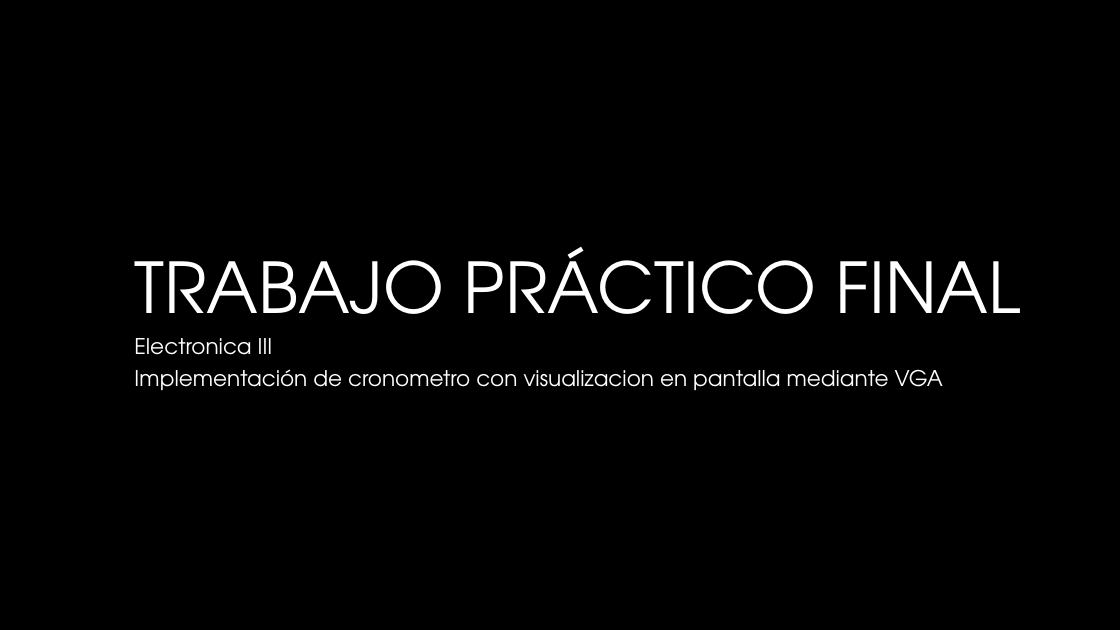
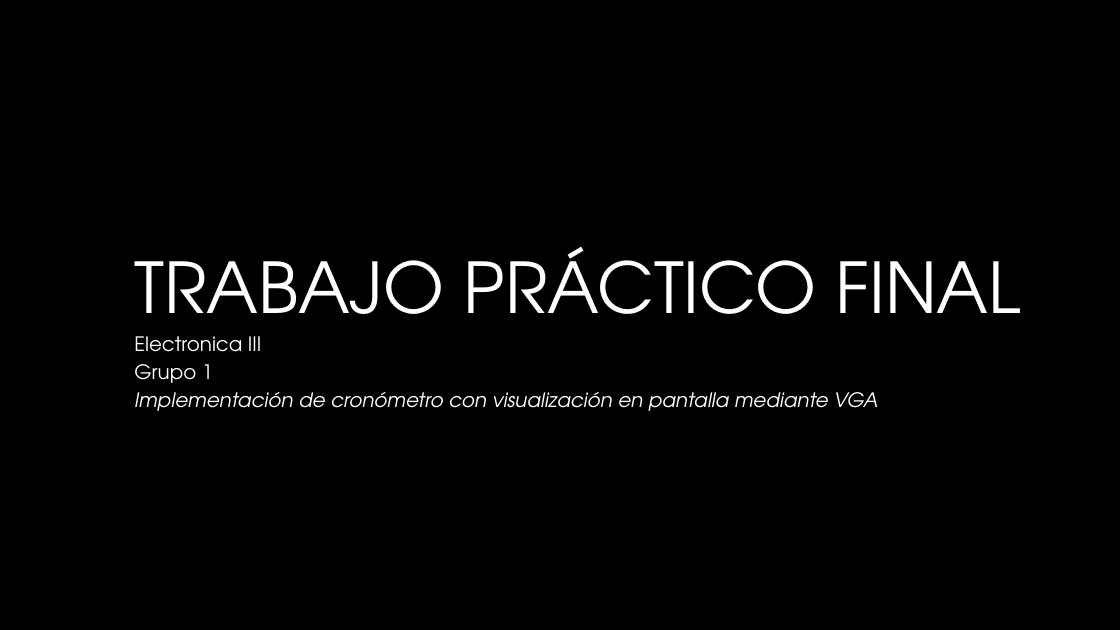
Before and after one commit to ITBA-E3-2018/tpf-team-1, a slide deck: slide 1 of Presentacion electro III.pptx. Drawn at 1120x630 pixels with LibreOffice and Linux fonts; fonts in the diff are those of the drawing; background and template pictures are left out. Boxes give left, top, right and bottom in pixels: in the first picture for what was removed or moved away, otherwise in the second. Text is boxed around its words. In the diff, an @@ line names an element or a change of style, - is before the commit and + after.

```diff
--- a/Presentacion electro III.pptx
+++ b/Presentacion electro III.pptx
@@ subtitle at (134, 336, 261, 352): size 18.5 to 17 pt in "Electronica III"; line spacing 0.8 to 0.7 @@
@@ subtitle at (134, 364, 878, 411): text changed; size 18.5 to 17 pt; italic on @@
-Implementación de cronometro con visualizacion en pantalla mediante VGA
+Grupo 1
+Implementación de cronómetro con visualización en pantalla mediante VGA
```
Also in this commit, not shown: 5 other slides changed.
